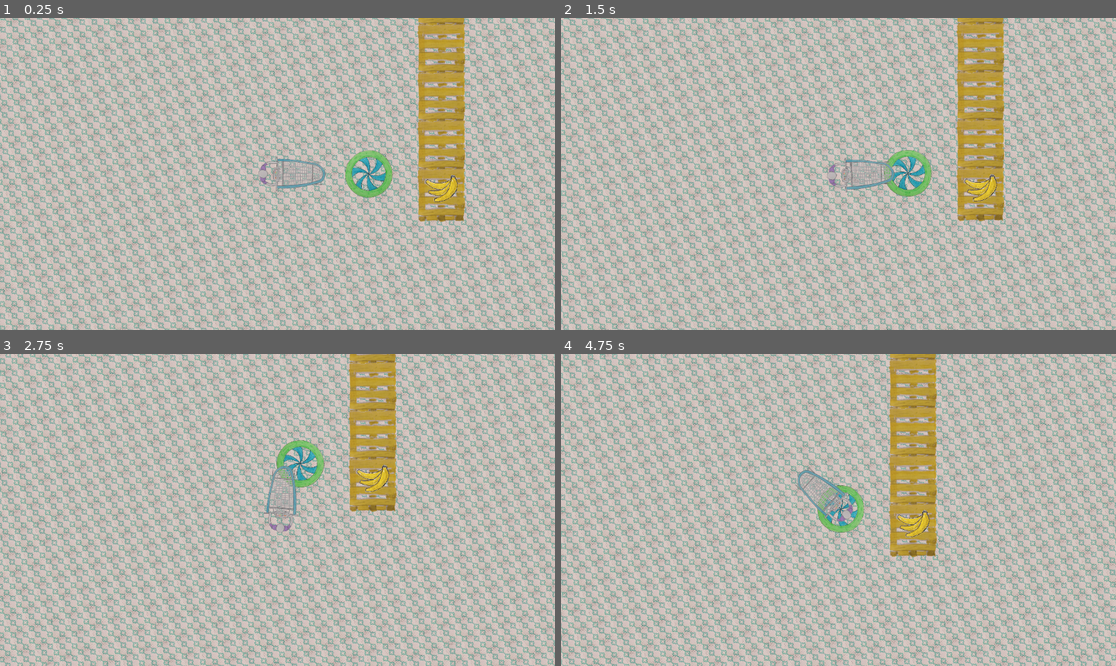
Above: before the commit, frames 1-4 (two rows, left to right).
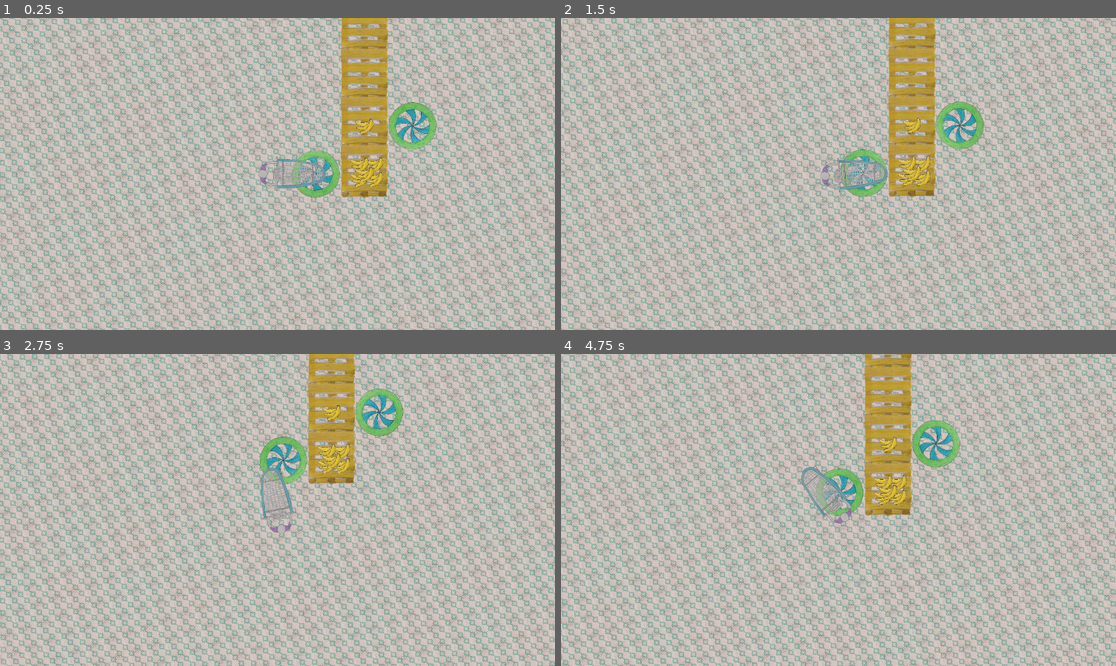
Above: after the commit, the same moments.

Repository: MathieuVavrille/market-drift
Game: Godot game, scene res://main.tscn
Two runs of this game, one before a commit and one after it. Both use one fixed random seed, a clock stepped at 60 frames per second and the inputs below.
Inputs:
- Up to frame 1 (0.25 s): no input
- Up to frame 2 (1.5 s): hold Right (ui_right) 0.53-1.28 s; hold Ctrl (turn) 0.53-1.28 s; hold Down (ui_down) from 1.28 s (still down); tap Ctrl (turn) at 1.35 s
- Up to frame 3 (2.75 s): release Down (ui_down) at 2.03 s; hold Right (ui_right) from 2.03 s (still down); hold Ctrl (turn) from 2.03 s (still down)
- Up to frame 4 (4.75 s): release Right (ui_right) at 2.78 s; release Ctrl (turn) at 2.78 s; hold Up (ui_up) 2.78-3.53 s; tap Ctrl (turn) at 2.85, 4.35 s; hold Ctrl (turn) 3.53-4.28 s; hold Left (ui_left) from 3.53 s (still down)

The runs differ from the first frame. In frame 1, 51% of the frame differs, in the area x 0-100%, y 0-100%; in frame 2, 66%; in frame 3, 53%; in frame 4, 67%.

Commit message:
we get objects now

Diff:
--- /dev/null
+++ b/child_exchange.gd
@@ -0,0 +1,11 @@
+extends Node
+class_name ChildExchange
+
+# Change the child to the new parent, and keeps the right position
+static func exchange(child, new_parent):
+	var global_pos = child.global_position  # Save global position
+	var global_rot = child.global_rotation  # Save global rotation
+	child.get_parent().remove_child(child)  # Remove from old parent
+	new_parent.add_child(child)  # Add to new parent
+	child.global_position = global_pos  # Restore position
+	child.global_rotation = global_rot  # Restore rotation
--- a/goal_arrow.gd
+++ b/goal_arrow.gd
@@ -17,11 +17,11 @@
 	var angle = (target.global_position - camera.global_position).angle()
 	global_rotation = angle
 	var ellipsis_vector = Vector2(cos(angle) * (viewport_size.x / 2.1 - 10),
-					  sin(angle) * (viewport_size.y / 2.1 - 10)) / camera.zoom  #TODO compute properly
-	var rectangle_vector = get_square_border_intersection(angle, viewport_size) / 2.1 / camera.zoom
+					  sin(angle) * (viewport_size.y / 2.1 - 20)) / camera.zoom  #TODO compute properly
+	var rectangle_vector = get_square_border_intersection(angle, viewport_size - Vector2i.ONE * 20) / 2.1 / camera.zoom
 	global_position = camera.get_screen_center_position() + (ellipsis_vector + 2 * rectangle_vector) / 3
 
 func get_square_border_intersection(angle: float, size: Vector2) -> Vector2:
 	var dir = Vector2(cos(angle), sin(angle)).normalized()
-	var scale = min(abs(size.x / dir.x), abs(size.y / dir.x))
+	var scale = min(abs(size.x / dir.x), abs(size.y / dir.y))
 	return dir * scale
--- /dev/null
+++ b/main.gd
@@ -0,0 +1,6 @@
+extends Node2D
+
+
+func _ready():
+	for object in $Objects.get_children():
+		pass
--- a/main.tscn
+++ b/main.tscn
@@ -1,5 +1,6 @@
-[gd_scene load_steps=11 format=4 uid="uid://cvp1nbwd8imx"]
+[gd_scene load_steps=12 format=4 uid="uid://cvp1nbwd8imx"]
 
+[ext_resource type="Script" uid="uid://djdlxhnw3btly" path="res://main.gd" id="1_272bh"]
 [ext_resource type="PackedScene" uid="uid://cwsyt8rgai472" path="res://player_cart.tscn" id="1_ig7tw"]
 [ext_resource type="Texture2D" uid="uid://7k72tprm23gm" path="res://assets/market_tiles/ground_tile.png" id="3_lquwl"]
 [ext_resource type="Texture2D" uid="uid://cetg1mrx32spm" path="res://assets/market_tiles/banana.png" id="4_1bvp3"]
@@ -28,6 +29,7 @@
 sources/1 = SubResource("TileSetAtlasSource_kek77")
 
 [node name="Main" type="Node2D"]
+script = ExtResource("1_272bh")
 
 [node name="Ground" type="TileMapLayer" parent="."]
 rotation = -0.340339
@@ -40,21 +42,43 @@
 tile_map_data = PackedByteArray("AAABAP//AQAAAAAAAAABAAAAAQAAAAAAAAABAP7/AQAAAAAAAAABAPz/AQAAAAAAAAABAP3/AQAAAAAAAAA=")
 tile_set = SubResource("TileSet_4c57u")
 
-[node name="Object" parent="." instance=ExtResource("5_lquwl")]
+[node name="GoalArrow" parent="." node_paths=PackedStringArray("camera", "target") instance=ExtResource("6_272bh")]
+camera = NodePath("../PlayerCart/Camera2D")
+target = NodePath("../Objects/Object")
+
+[node name="Banana" type="Sprite2D" parent="."]
+position = Vector2(14, 6)
+scale = Vector2(0.01, 0.01)
+texture = ExtResource("4_1bvp3")
+
+[node name="Banana2" type="Sprite2D" parent="."]
+position = Vector2(17, 3)
+scale = Vector2(0.01, 0.01)
+texture = ExtResource("4_1bvp3")
+
+[node name="Banana3" type="Sprite2D" parent="."]
+position = Vector2(17, 6)
+scale = Vector2(0.01, 0.01)
+texture = ExtResource("4_1bvp3")
+
+[node name="Banana4" type="Sprite2D" parent="."]
+position = Vector2(14, 3)
+scale = Vector2(0.01, 0.01)
+texture = ExtResource("4_1bvp3")
+
+[node name="Objects" type="Node2D" parent="."]
+
+[node name="Object" parent="Objects" instance=ExtResource("5_lquwl")]
+position = Vector2(5, 5)
+
+[node name="Object2" parent="Objects" instance=ExtResource("5_lquwl")]
+position = Vector2(25, -5)
+rotation = -3.14159
 
 [node name="PlayerCart" parent="." instance=ExtResource("1_ig7tw")]
-position = Vector2(-19, 0)
+position = Vector2(-3, 5)
 mass = 50.0
 
 [node name="Camera2D" type="Camera2D" parent="PlayerCart"]
 zoom = Vector2(10, 10)
 position_smoothing_enabled = true
-
-[node name="Banana" type="Sprite2D" parent="."]
-position = Vector2(15, 3)
-scale = Vector2(0.006, 0.006)
-texture = ExtResource("4_1bvp3")
-
-[node name="GoalArrow" parent="." node_paths=PackedStringArray("camera", "target") instance=ExtResource("6_272bh")]
-camera = NodePath("../PlayerCart/Camera2D")
-target = NodePath("../Object")
--- a/object_area.gd
+++ b/object_area.gd
@@ -4,6 +4,11 @@
 
 var player: Node2D
 @onready var pb = $ProgressBar
+
+func _ready():
+	$Object.rotation = -rotation
+
+# TODO add progress bar
 
 var is_achieving = false
 var rotation_speed = 0.5
@@ -12,18 +17,18 @@
 func _process(delta):
 	if is_achieving and pb.value != 1.:
 		pb.value += delta / ACHIEVING_TIME
-		pb.visible = true
-		if pb.value == 1. and pb.visible:
+		if pb.value == 1.:
 			pb.visible = false
 			achieved()
 			is_achieving = false
 	elif pb.value != 1.:
-		pb.visible = false
 		pb.value = 0
-	var speed_factor = 5 * exp(3 * pb.value**2) - 4
-	$Sprite.rotation += rotation_speed * speed_factor * delta
+	var speed_factor = 10 * exp(2 * pb.value**2) - 8
+	$Vortex.rotation += rotation_speed * speed_factor * delta
 
+const ACHIEVED_DURATION = 0.25
 func achieved():
 	var tween := get_tree().create_tween()
-	tween.tween_property($Sprite, "scale", Vector2(0, 0), 1.0).set_trans(Tween.TRANS_BACK).set_ease(Tween.EASE_IN)
+	tween.tween_property($Vortex, "scale", Vector2(0, 0), ACHIEVED_DURATION).set_trans(Tween.TRANS_BACK).set_ease(Tween.EASE_IN)
+	player.get_object($Object)
 	get_tree().create_timer(1.0).timeout.connect(queue_free)
--- a/object_area.tscn
+++ b/object_area.tscn
@@ -1,7 +1,8 @@
-[gd_scene load_steps=4 format=3 uid="uid://cbggpxj780byp"]
+[gd_scene load_steps=5 format=3 uid="uid://cbggpxj780byp"]
 
 [ext_resource type="Script" uid="uid://cyoy1ecojacg6" path="res://object_area.gd" id="1_1h7id"]
 [ext_resource type="Texture2D" uid="uid://gkg6uvnelk50" path="res://assets/object_area.png" id="2_1h7id"]
+[ext_resource type="Texture2D" uid="uid://cetg1mrx32spm" path="res://assets/market_tiles/banana.png" id="3_a0n1x"]
 
 [sub_resource type="CircleShape2D" id="CircleShape2D_er367"]
 radius = 1.0
@@ -19,6 +20,7 @@
 scale = Vector2(0.1, 0.1)
 
 [node name="ProgressBar" type="ProgressBar" parent="."]
+visible = false
 anchors_preset = 8
 anchor_left = 0.5
 anchor_top = 0.5
@@ -34,6 +36,11 @@
 max_value = 1.0
 step = 0.001
 
-[node name="Sprite" type="Sprite2D" parent="."]
+[node name="Vortex" type="Sprite2D" parent="."]
 scale = Vector2(0.025, 0.025)
 texture = ExtResource("2_1h7id")
+
+[node name="Object" type="Sprite2D" parent="."]
+position = Vector2(10, 0)
+scale = Vector2(0.01, 0.01)
+texture = ExtResource("3_a0n1x")
--- a/player_cart.gd
+++ b/player_cart.gd
@@ -4,6 +4,29 @@
 @export var max_speed := 200.0
 
 var FRICTION_STRENGTH = move_force / max_speed * 10
+
+func true_movement(cart_direction, input_vector):
+	var current_velocity = linear_velocity
+	var force_position = $PlayerMesh.global_position - global_position
+	var angle = cart_direction.angle_to(input_vector)
+	if angle < -PI:
+		angle += PI
+	if angle > PI:
+		angle -= PI
+	if abs(angle) < PI/16:
+		apply_torque(angle * 10000)
+	if abs(angle) < PI/2:
+		apply_force(input_vector * move_force, force_position)
+	else:
+		apply_force(input_vector * move_force / 1, force_position)
+
+func turn_movement(cart_direction, input_vector):
+	var proj = (input_vector.dot(cart_direction) / cart_direction.length_squared()) * cart_direction
+	var orth = input_vector - proj
+	var cross = input_vector.cross(cart_direction)
+	apply_torque(-cross * 2500)
+	var force_position = $PlayerMesh.global_position - global_position
+	apply_force(proj * move_force, force_position)
 
 func _physics_process(_delta):
 	var cart_direction = ($CartMesh.global_position - $PlayerMesh.global_position).normalized()
@@ -18,26 +41,9 @@
 
 	if input_vector != Vector2.ZERO:
 		if Input.is_action_pressed("turn"):
-			var proj = (input_vector.dot(cart_direction) / cart_direction.length_squared()) * cart_direction
-			var orth = input_vector - proj
-			var cross = input_vector.cross(cart_direction)
-			apply_torque(-cross * 2500)
-			var force_position = $PlayerMesh.global_position - global_position
-			apply_force(proj * move_force, force_position)
+			turn_movement(cart_direction, input_vector)
 		else:
-			var current_velocity = linear_velocity
-			var force_position = $PlayerMesh.global_position - global_position
-			var angle = cart_direction.angle_to(input_vector)
-			if angle < -PI:
-				angle += PI
-			if angle > PI:
-				angle -= PI
-			if abs(angle) < PI/16:
-				apply_torque(angle * 10000)
-			if abs(angle) < PI/2:
-				apply_force(input_vector * move_force, force_position)
-			else:
-				apply_force(input_vector * move_force / 1, force_position)
+			true_movement(cart_direction, input_vector)
 	else: # no movement
 		if inside_object != null:
 			apply_central_force(-linear_velocity * 100)
@@ -61,3 +67,16 @@
 	area.is_achieving = false
 func object_exited(_area: Area2D) -> void:
 	inside_object = null
+
+func get_random_point_in_placeholder() -> Vector2:  # TODO a better area than a rectangle: trapezoid would be better
+	var shape = $PlaceholderRectangle.shape as RectangleShape2D
+	var extents = shape.extents
+	var random_x = randf_range(-extents.x, extents.x)
+	var random_y = randf_range(-extents.y, extents.y)
+	return $PlaceholderRectangle.position + Vector2(random_x, random_y)
+
+func get_object(object: Node2D):
+	ChildExchange.exchange(object, self)
+	var tween = get_tree().create_tween()
+	var goal_position = get_random_point_in_placeholder()
+	tween.tween_property(object, "position", goal_position, 1).set_trans(Tween.TRANS_SINE).set_ease(Tween.EASE_IN_OUT)
--- a/player_cart.tscn
+++ b/player_cart.tscn
@@ -20,6 +20,9 @@
 [sub_resource type="CapsuleShape2D" id="CapsuleShape2D_s7862"]
 radius = 2.0
 height = 8.0
+
+[sub_resource type="RectangleShape2D" id="RectangleShape2D_s7862"]
+size = Vector2(5, 4)
 
 [node name="Player" type="RigidBody2D"]
 mass = 100.0
@@ -58,5 +61,9 @@
 rotation = 1.5708
 shape = SubResource("CapsuleShape2D_s7862")
 
+[node name="PlaceholderRectangle" type="CollisionShape2D" parent="."]
+position = Vector2(4.5, 0)
+shape = SubResource("RectangleShape2D_s7862")
+
 [connection signal="area_entered" from="ObjectDetector" to="." method="entered_object"]
 [connection signal="area_exited" from="ObjectDetector" to="." method="object_exited"]
Binary file changed: assets/market_tiles/banana.png
Not shown, added: child_exchange.gd.uid
Not shown, added: main.gd.uid
Not shown: 1 places in player_cart.tscn that only renumber resources
